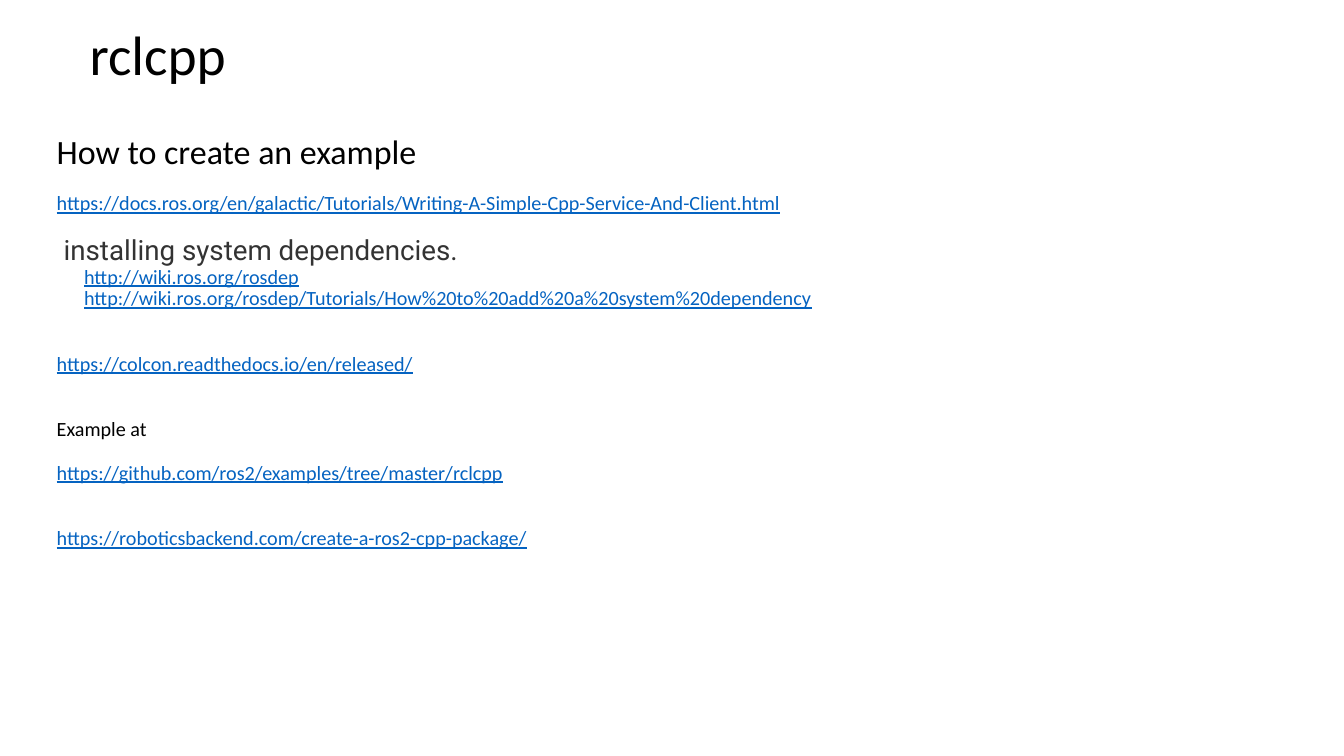
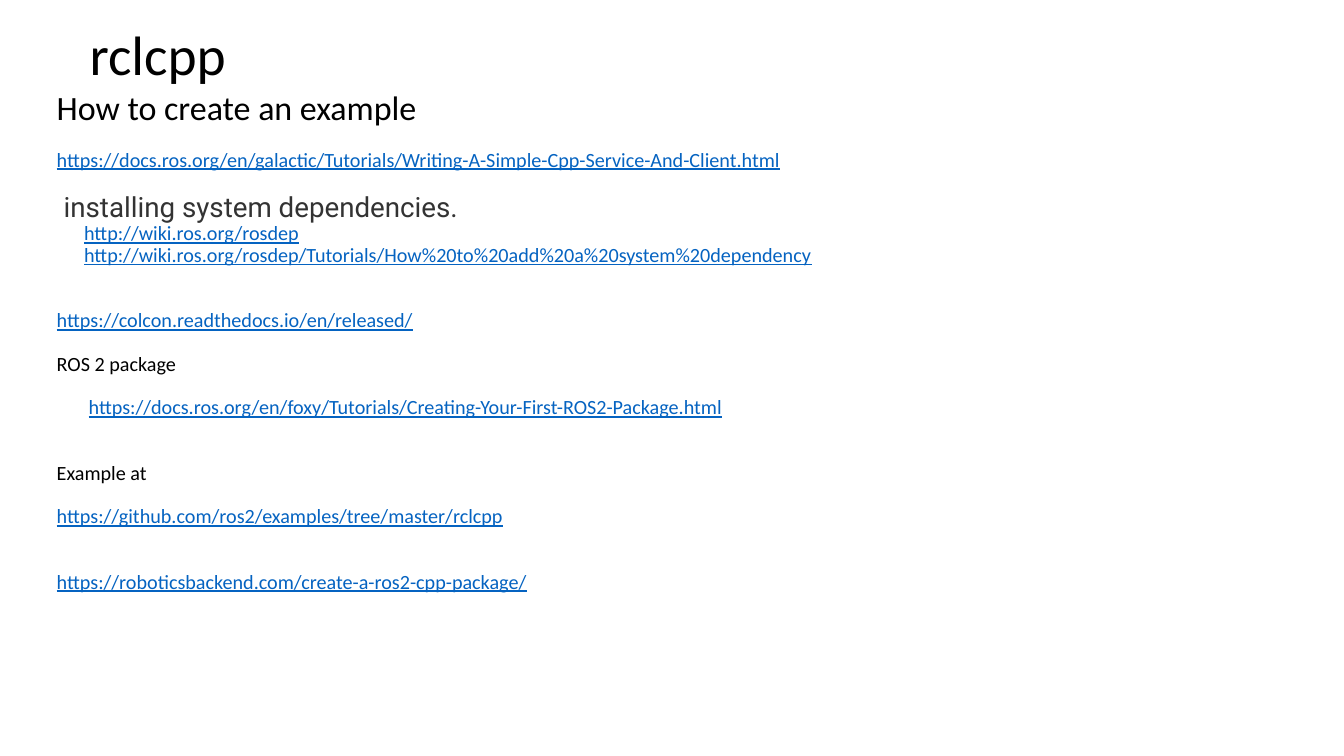
Before and after one commit to letrthong/ros2, a slide deck: slide 8 of ros2.pptx. Drawn at 1344x756 pixels with LibreOffice and Linux fonts; fonts in the diff are those of the drawing. Boxes give left, top, right and bottom in pixels: in the first picture for what was removed or moved away, otherwise in the second. Text is boxed around its words. In the diff, an @@ line names an element or a change of style, - is before the commit and + after.

```diff
--- a/ros2.pptx
+++ b/ros2.pptx
@@ title at <box>57,96,811,593</box>: text changed @@
-How to create an example
-https://docs.ros.org/en/galactic/Tutorials/Writing-A-Simple-Cpp-Service-And-Client.html
-installing system dependencies.
-http://wiki.ros.org/rosdep
-http://wiki.ros.org/rosdep/Tutorials/How%20to%20add%20a%20system%20dependency
-https://colcon.readthedocs.io/en/released/
-Example at
-https://github.com/ros2/examples/tree/master/rclcpp
-https://roboticsbackend.com/create-a-ros2-cpp-package/
+How to create an example
+https://docs.ros.org/en/galactic/Tutorials/Writing-A-Simple-Cpp-Service-And-Client.html
+installing system dependencies.
+http://wiki.ros.org/rosdep
+http://wiki.ros.org/rosdep/Tutorials/How%20to%20add%20a%20system%20dependency
+https://colcon.readthedocs.io/en/released/
+ROS 2 package
+https://docs.ros.org/en/foxy/Tutorials/Creating-Your-First-ROS2-Package.html
+Example at
+https://github.com/ros2/examples/tree/master/rclcpp
+https://roboticsbackend.com/create-a-ros2-cpp-package/
```
Also in this commit, not shown: 1 other file.
